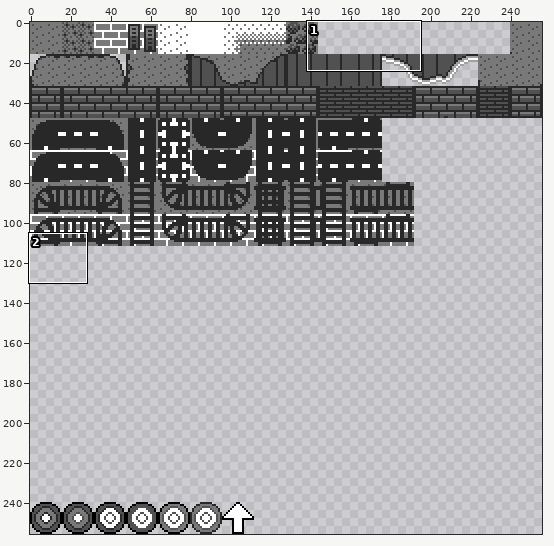
Two versions of one sprite sheet, resources/img/tilesets/ow.png. The first picture is a wide view before the edit; the outline marks the close-up.
Close-up. The starting point:
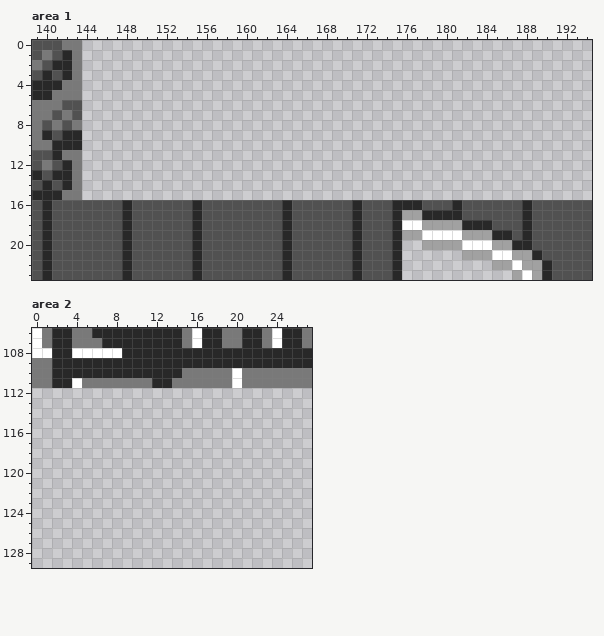
The file is 256x256 pixels. Shown: area 1: x 139..194, y 0..23; area 2: x 0..27, y 106..129.
Now the later version:
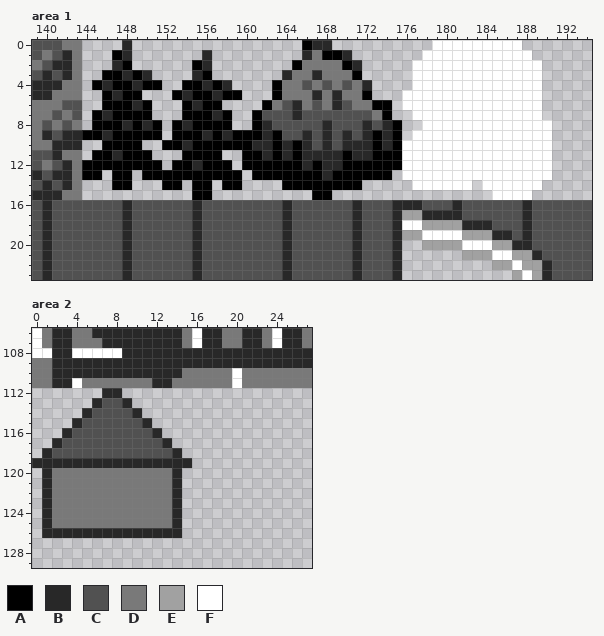
Palette (. is transparent): A #000000  B #282828  C #515151  D #797979  E #a1a1a1  F #ffffff
The exact change:
Area 1:
y 0: x 148 . -> B; x 166..168 ... -> ABB; x 179..187 ......... -> FFFFFFFFF
y 1: x 147..148 .. -> AB; x 156 . -> B; x 166..170 ..... -> BDAAB; x 178..188 ........... -> FFFFFFFFFFF
y 2: x 147..148 .. -> BA; x 155..156 .. -> AB; x 165..171 ....... -> ADDDDAB; x 177..189 ............. -> FFFFFFFFFFFFF
y 3: x 146..150 ..... -> AABAB; x 155..156 .. -> BA; x 164..171 ........ -> BDDBDDDA; x 177..189 ............. -> FFFFFFFFFFFFF
y 4: x 145..151 ....... -> ABAABAA; x 154..158 ..... -> AABAB; x 163..172 .......... -> ADDCDCDCDB; x 177..189 ............. -> FFFFFFFFFFFFF
y 5: x 146..149 .... -> ABAA; x 153..159 ....... -> ABAABAA; x 163..172 .......... -> ADDDBDBDDA; x 176..189 .............. -> FFFFFFFFFFFFFF
y 6: x 146..150 ..... -> AAABA; x 154..157 .... -> ABAA; x 162..174 ............. -> ADCBDCDBCDDAA; x 176..189 .............. -> FFFFFFFFFFFFFF
y 7: x 145..150 ...... -> ABAAAA; x 154..158 ..... -> AAABA; x 161..174 .............. -> ACCCBCCCCCCCDA; x 177..189 ............. -> FFFFFFFFFFFFF
y 8: x 145..151 ....... -> AAABABA; x 153..158 ...... -> ABAAAA; x 161..175 ............... -> ABCCCCCBCCCBCBA; x 178..190 ............. -> FFFFFFFFFFFFF
y 9: x 144..151 ........ -> AABAAAAA; x 153..175 ....................... -> AAABABAAABACCBCBCBCBABA; x 177..190 .............. -> FFFFFFFFFFFFFF
y 10: x 146..149 .... -> AAAA; x 152..190 ....................................... -> AABAAAAAABBABABCBCBBBABAFFFFFFFFFFFFFFF
y 11: x 145..150 ...... -> AABAAA; x 154..157 .... -> AAAA; x 160..190 ............................... -> AABABABBBBABBAAAFFFFFFFFFFFFFFF
y 12: x 144..151 ........ -> AAAAAAAA; x 153..158 ...... -> AABAAA; x 160..190 ............................... -> AAAAAABABBAAAAAAFFFFFFFFFFFFFFF
y 13: x 144..145 .. -> AA; x 147..148 .. -> AA; x 150..159 .......... -> AAAAAAAAAA; x 161..174 .............. -> AAAAAAABAAAAAA; x 176..190 ............... -> FFFFFFFFFFFFFFF
y 14: x 147..148 .. -> AA; x 152..153 .. -> AA; x 155..156 .. -> AA; x 158..159 .. -> AA; x 164..171 ........ -> AAAAAAAA; x 177..182 ...... -> FFFFFF; x 184..189 ...... -> FFFFFF
y 15: x 155..156 .. -> AA; x 167..168 .. -> AA; x 185..188 .... -> FFFF
Area 2:
y 112: x 7..8 .. -> BB
y 113: x 6..9 .... -> BCCB
y 114: x 5..10 ...... -> BCCCCB
y 115: x 4..11 ........ -> BCCCCCCB
y 116: x 3..12 .......... -> BCCCCCCCCB
y 117: x 2..13 ............ -> BCCCCCCCCCCB
y 118: x 1..14 .............. -> BCCCCCCCCCCCCB
y 119: x 0..15 ................ -> BBBBBBBBBBBBBBBB
y 120..125: x 1..14 .............. -> BDDDDDDDDDDDDB
y 126: x 1..14 .............. -> BBBBBBBBBBBBBB
Pixel boxes of the changes (left, top, right, bottom) in both close-ups:
added: (82, 40, 552, 200)
added: (32, 388, 192, 538)
